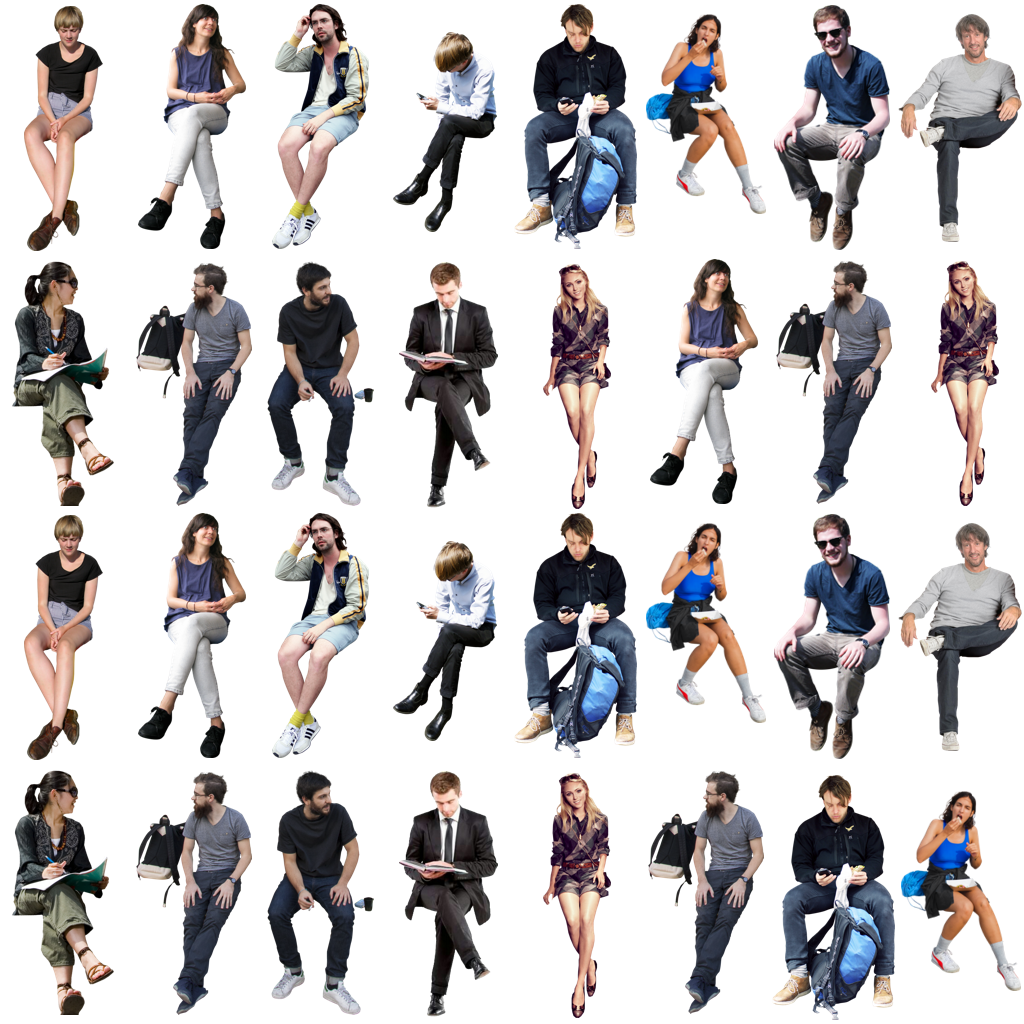
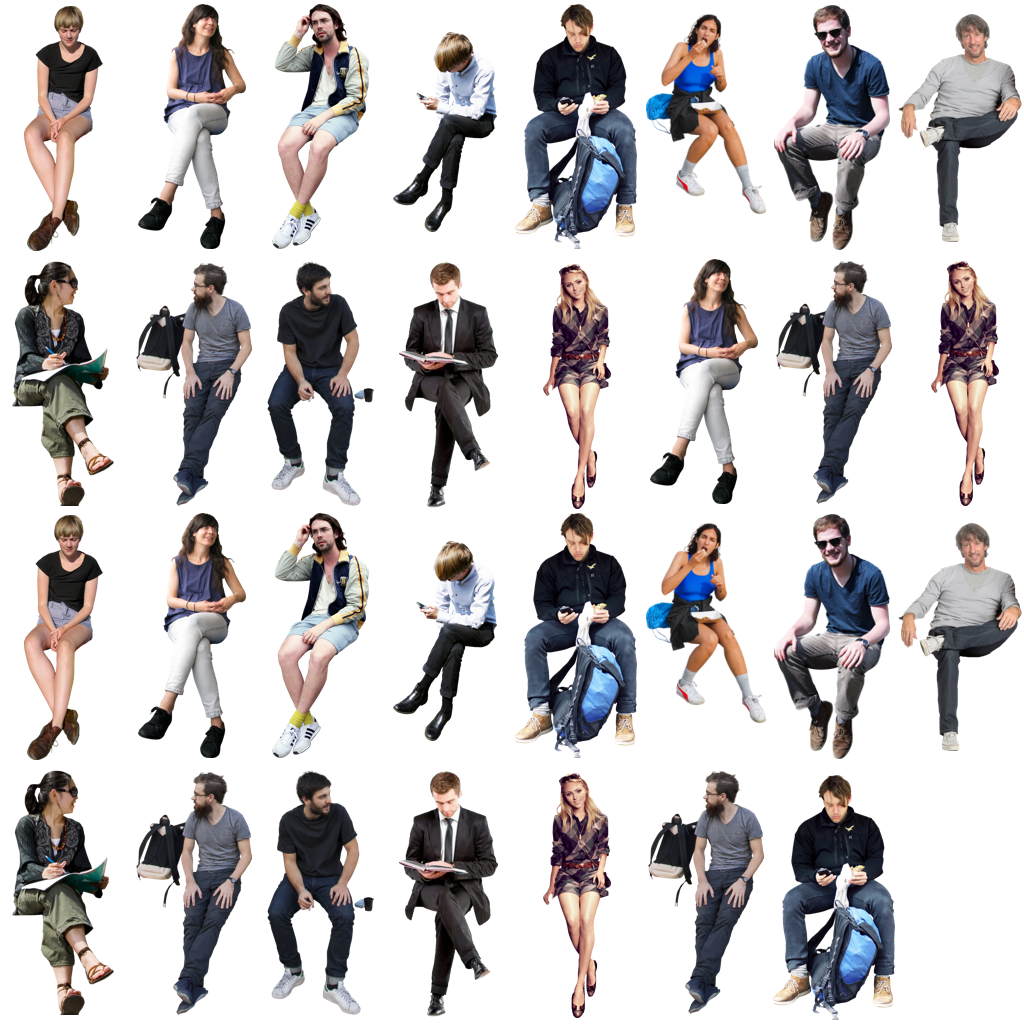
Comparing the layer stacks of the two 1024x1024 images. Changes:
painted on "Temp" over [left=901, top=791, right=1021, bottom=991]
painted on "Person2" over [left=901, top=791, right=970, bottom=974]
